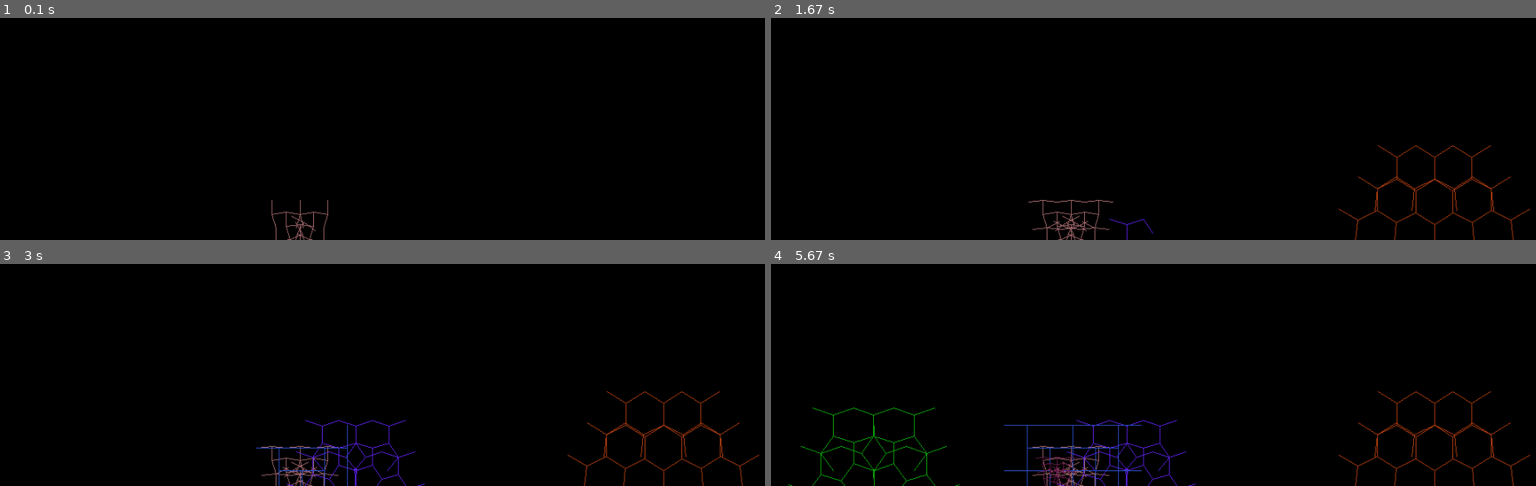
Above: before the commit, frames 1-4 (two rows, left to right).
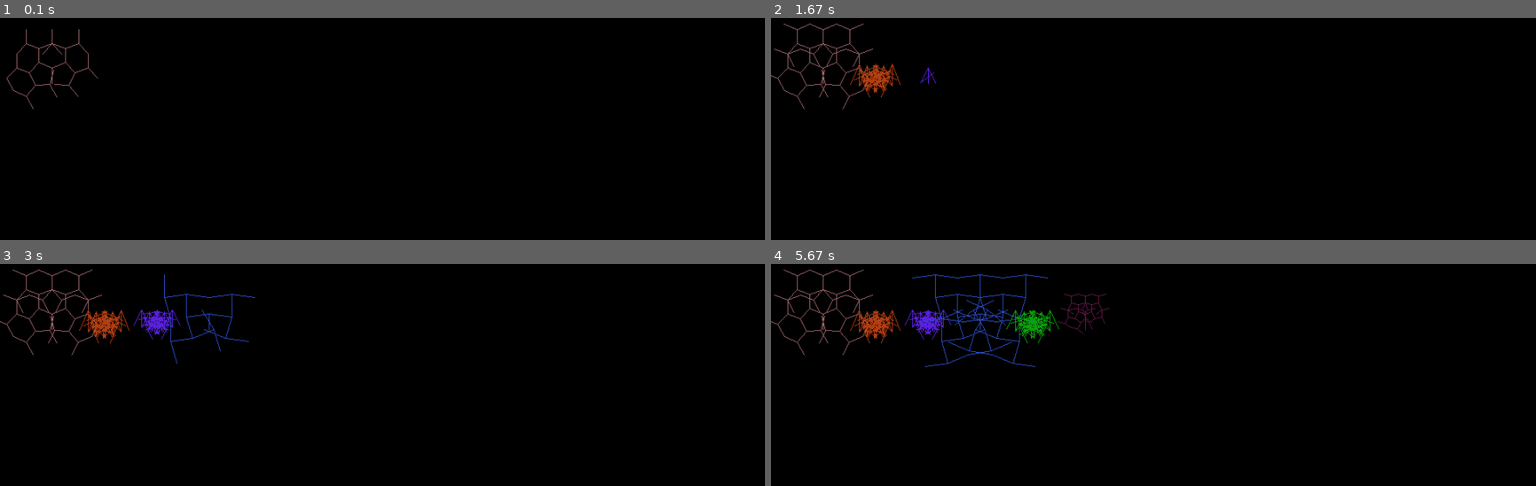
Above: after the commit, the same moments.

Repository: JimMarshall35/Tree-drawing-algorithm-richard-dawkins-biomorph
Game: pygame game, started from biomorph test.py
The game is run twice, just before and just after one commit, with the same random seed, the same clock (stepped at 60 frames per second) and the same inputs.
Inputs:
- Up to frame 1 (0.1 s): no input
- Up to frame 2 (1.67 s): no input
- Up to frame 3 (3 s): no input
- Up to frame 4 (5.67 s): no input

The runs differ from the first frame. In frame 1, 0.7% of the frame differs, in the area x 0-43%, y 5-100%; in frame 2, 2.4%; in frame 3, 3.8%; in frame 4, 6.1%, in the area x 0-100%, y 2-100%.

Commit message:
Update biomorph test.py

Diff:
--- a/biomorph test.py
+++ b/biomorph test.py
@@ -28,19 +28,24 @@
         pygame.display.flip() # update screen to show drawn lines
         nodes.append(newnode)
 
-for x in range(15): # draws 15 trees
-    nodes = []
-    Color_line = (random.randrange(0,255),random.randrange(0,255),random.randrange(0,255))
-    anglemagnitude = random.randrange(10,120)
-    length = random.randrange(2,30)
-    x= 500 + random.randrange(-500, 500)
-    y= 500
-    base = Node(pygame.math.Vector2(x,y),0,None)
-    startnode = Node(pygame.math.Vector2(x,y-20), 0, base)
-    pygame.draw.line(win,Color_line, base.get_pos(), startnode.get_pos())
-    pygame.display.flip()
-    nodes.append(startnode)
-    for i in range(1,6):  # recursion depth of 6
-        for node in nodes:
-            if node.depth == i-1:
-                addNodePair(i, node, length,anglemagnitude)
+treenumber = 15
+run = True
+while(run):
+    for x in range(15): # draws 15 trees
+        nodes = []
+        Color_line = (random.randrange(0,255),random.randrange(0,255),random.randrange(0,255))
+        anglemagnitude = random.randrange(0,360)
+        length = random.randrange(2,30)
+        x= (x+1)*(1000/treenumber)
+        y= 300
+        base = Node(pygame.math.Vector2(x,y),0,None)
+        startnode = Node(pygame.math.Vector2(x,y-20), 0, base)
+        pygame.draw.line(win,Color_line, base.get_pos(), startnode.get_pos())
+        pygame.display.flip()
+        nodes.append(startnode)
+        for i in range(1,6):  # recursion depth of 6
+            for node in nodes:
+                if node.depth == i-1:
+                    addNodePair(i, node, length,anglemagnitude)
+
+    win.fill((0,0,0))
